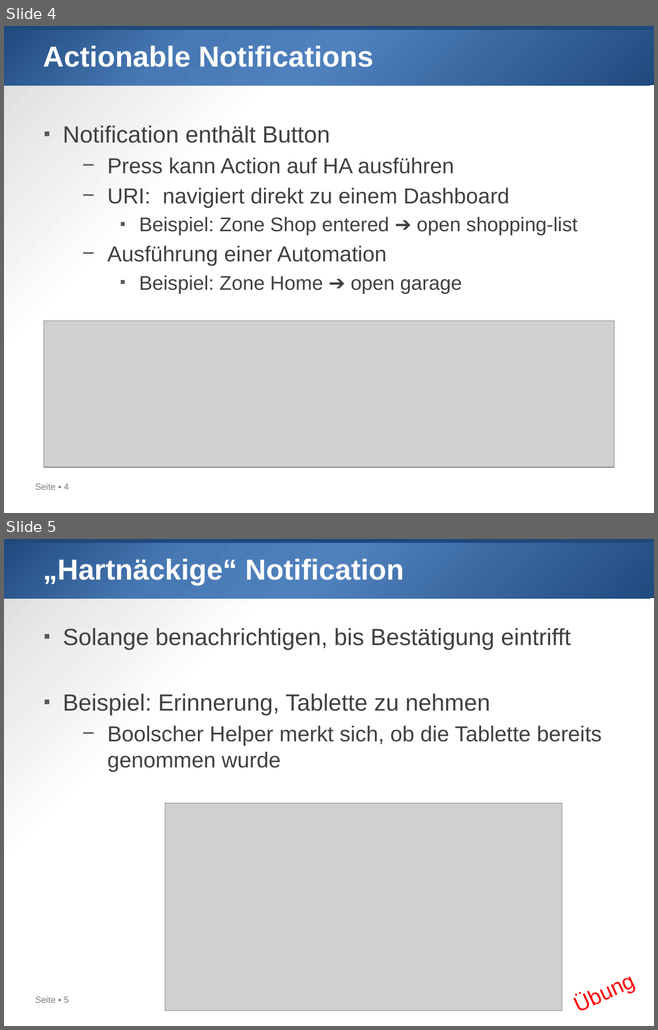
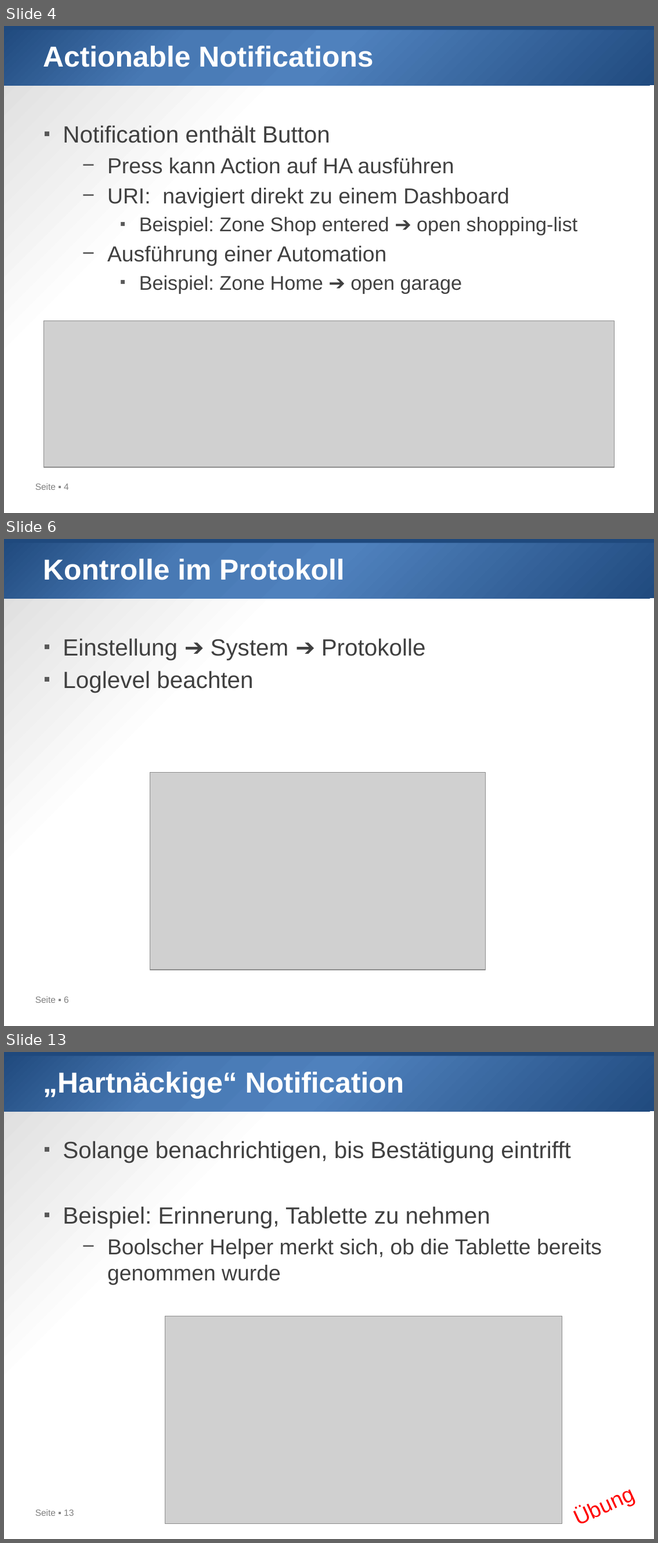
Before and after one commit to htl-leo/sperlhof, a slide deck: 2024-04-15/03_notifications.pptx. Shown one above the other, each under a label of ours: slides 4 and 5 before the commit, slides 4, 6 and 13 after it; the slides between them are not shown. The pictures are 658x1030 and 658x1543 pixels, drawn with LibreOffice and Linux fonts; fonts in the diff are those of the drawing; grey boxes stand for pictures. Boxes give left, top, right and bottom in pixels: in the first picture for what was removed or moved away, otherwise in the second. Text is boxed around its words. In the diff, an @@ line names an element or a change of style, - is before the commit and + after.

```diff
--- a/2024-04-15/03_notifications.pptx
+++ b/2024-04-15/03_notifications.pptx
@@ slide 6 added at bbox=[4, 539, 654, 1026], background gradient #FFFFFF to #D9D9D9; not listed: 3 template elements that a slide beside it also shows @@
@@ title added at bbox=[43, 559, 344, 580], 32 pt, text #FFFFFF, bold @@
+Kontrolle im Protokoll
@@ text added at bbox=[63, 638, 426, 693], 26 pt, text #404040 @@
+▪ Einstellung ➔ System ➔ Protokolle
+▪ Loglevel beachten
@@ picture added at bbox=[150, 772, 485, 970] @@
@@ what was slide 5 is now slide 13 @@
@@ page number at bbox=[35, 1510, 74, 1516]: text changed @@
-Seite ▪ 5
+Seite ▪ 13
```
Also in this commit, not shown: 7 other slides added, 27 other files.
